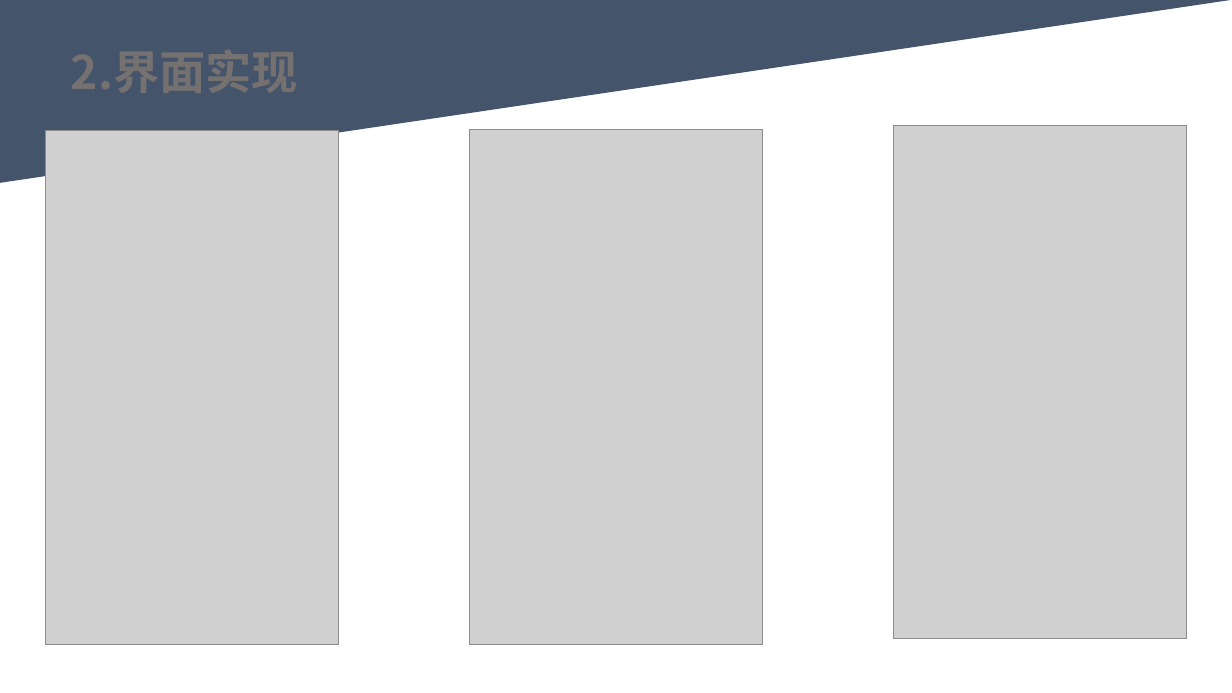
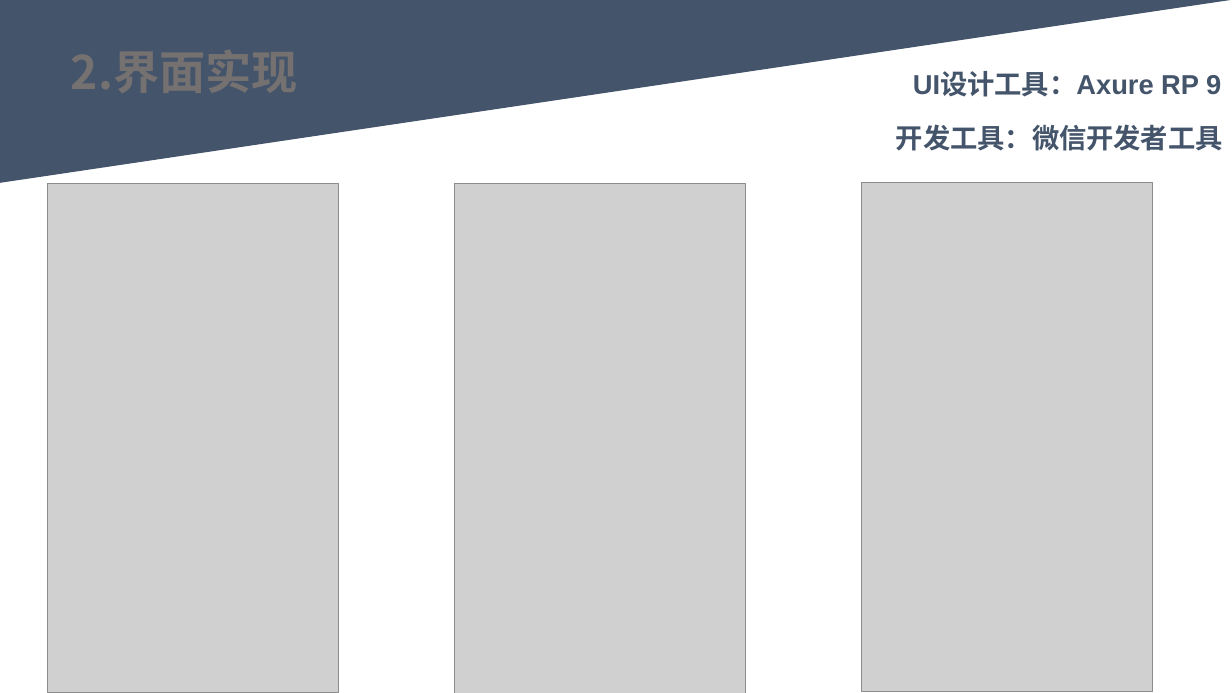
Before and after one commit to youhuyellowman/SE-2022-G06, a slide deck: slide 4 of 代码测试/代码实现PPTv0.0.1.pptx. Drawn at 1232x693 pixels with LibreOffice and Linux fonts; fonts in the diff are those of the drawing; grey boxes stand for pictures. Boxes give left, top, right and bottom in pixels: in the first picture for what was removed or moved away, otherwise in the second. Text is boxed around its words. In the diff, an @@ line names an element or a change of style, - is before the commit and + after.

```diff
--- a/代码测试/代码实现PPTv0.0.1.pptx
+++ b/代码测试/代码实现PPTv0.0.1.pptx
@@ text added at (913,73,1221,97), 21.3 pt, text #44546A, bold @@
+UI设计工具：Axure RP 9
@@ text added at (896,124,1223,151), 21.3 pt, text #44546A, bold @@
+开发工具：微信开发者工具
@@ picture: place and size @@
-picture at (45,131,339,645)
+picture at (48,184,339,693)
@@ picture: place and size @@
-picture at (470,129,763,644)
+picture at (455,184,746,693)
@@ picture: place and size @@
-picture at (894,125,1188,639)
+picture at (862,182,1153,691)
```
Also in this commit, not shown: 6 other slides changed, 3 slides added, 1 slide removed.
